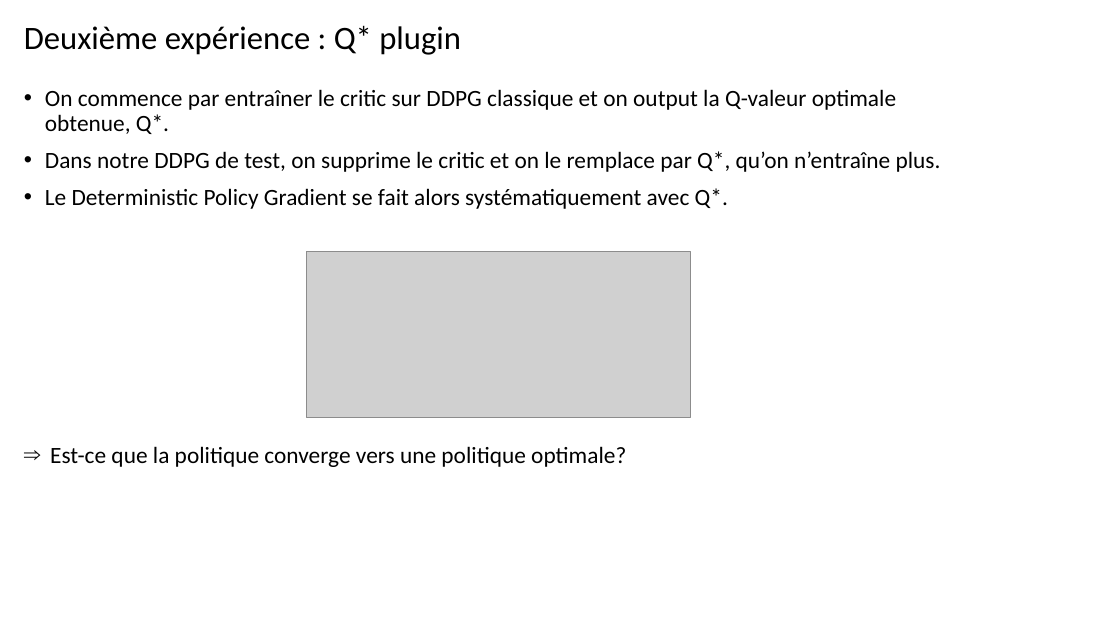
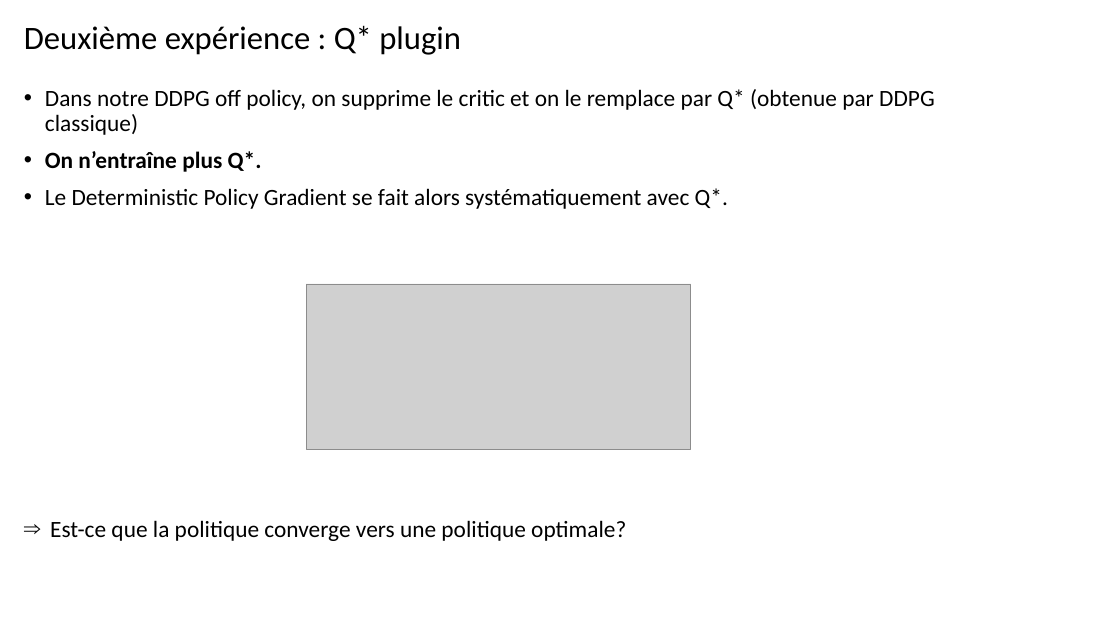
Before and after one commit to etiennedupont/Research_projects, a slide deck: slide 10 of RL/DDPG/pres_120219.pptx. Drawn at 1120x630 pixels with LibreOffice and Linux fonts; fonts in the diff are those of the drawing; grey boxes stand for pictures. Boxes give left, top, right and bottom in pixels: in the first picture for what was removed or moved away, otherwise in the second. Text is boxed around its words. In the diff, an @@ line names an element or a change of style, - is before the commit and + after.

```diff
--- a/RL/DDPG/pres_120219.pptx
+++ b/RL/DDPG/pres_120219.pptx
@@ text at bbox=[45, 89, 935, 172]: text changed @@
-• On commence par entraîner le critic sur DDPG classique et on output la Q-valeur optimale obtenue, Q*.
-• Dans notre DDPG de test, on supprime le critic et on le remplace par Q*, qu’on n’entraîne plus.
+• Dans notre DDPG off policy, on supprime le critic et on le remplace par Q* (obtenue par DDPG classique)
+• On n’entraîne plus Q*.
@@ picture: place and size @@
-picture at bbox=[306, 252, 691, 418]
+picture at bbox=[306, 284, 691, 450]
```
Also in this commit, not shown: 3 other slides changed, 2 slides added, 2 other files.
